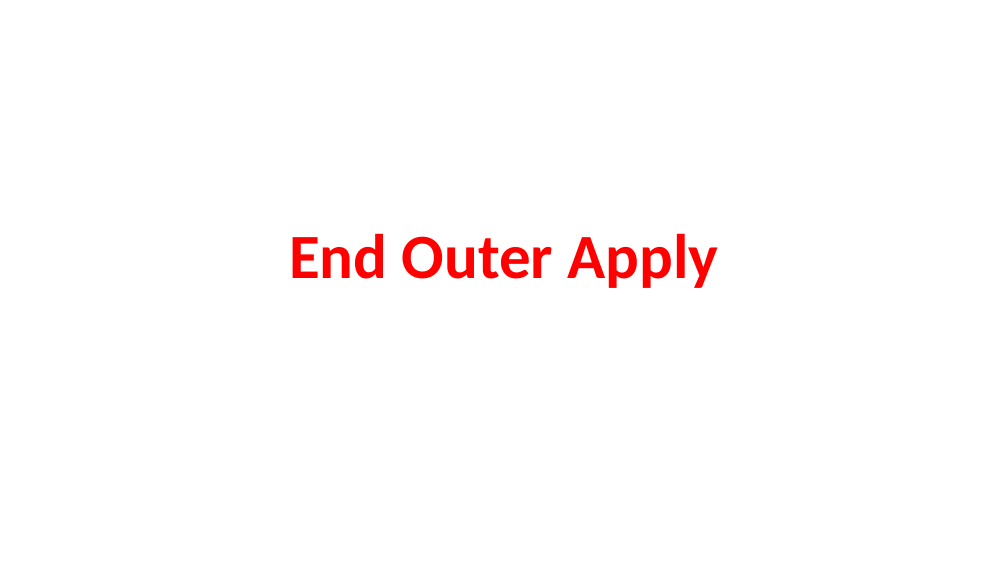
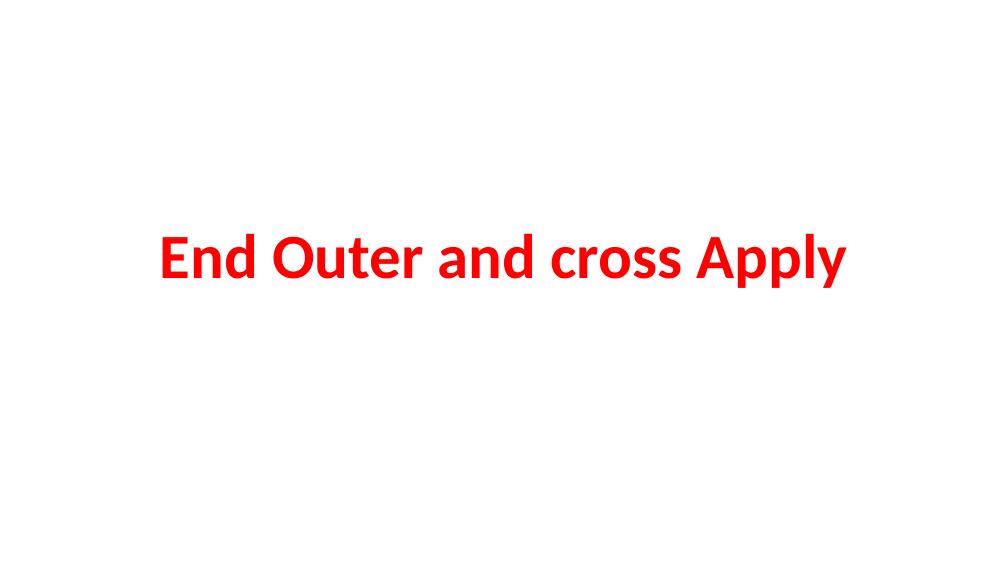
Before and after one commit to AhmedMohamedSamir1/Summary, a slide deck: slide 153 of Dot Net/2_DB.pptx (slide 146 before the commit). Drawn at 1008x567 pixels with LibreOffice and Linux fonts; fonts in the diff are those of the drawing. Boxes give left, top, right and bottom in pixels: in the first picture for what was removed or moved away, otherwise in the second. Text is boxed around its words. In the diff, an @@ line names an element or a change of style, - is before the commit and + after.

```diff
--- a/Dot Net/2_DB.pptx
+++ b/Dot Net/2_DB.pptx
@@ title at box(160, 233, 848, 288): text changed @@
-End Outer Apply
+End Outer and cross Apply
```
Also in this commit, not shown: 5 other slides changed, 21 slides added, 1 slide removed, 3 other files.
